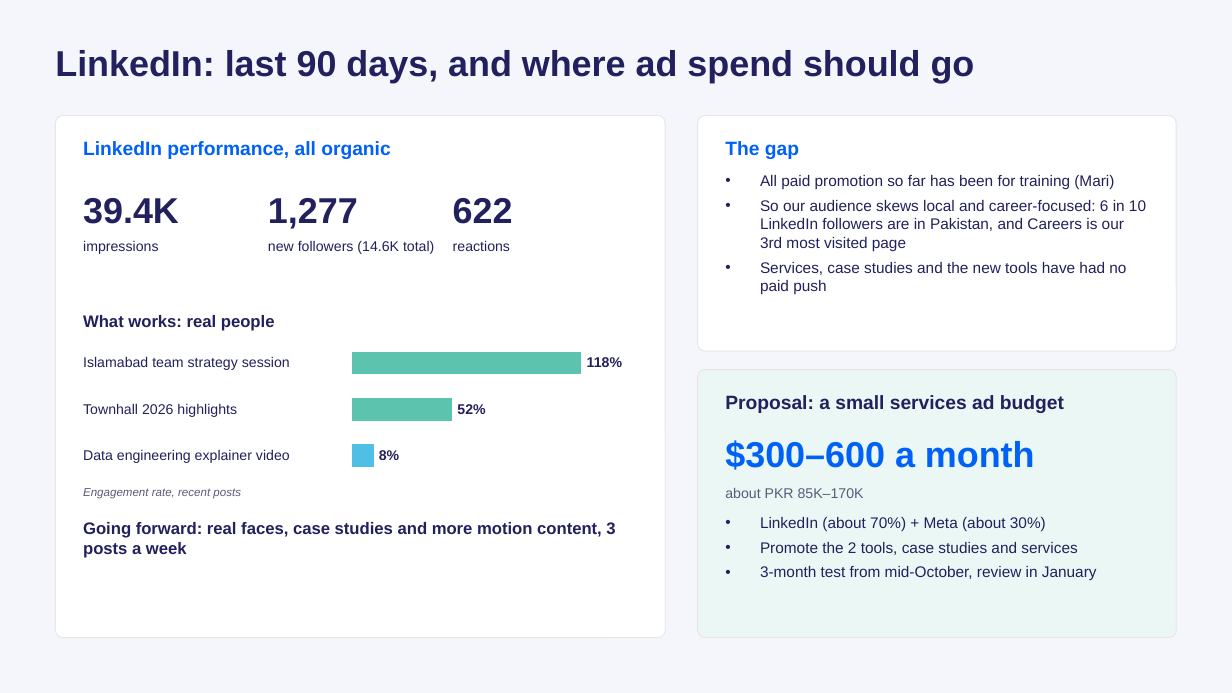
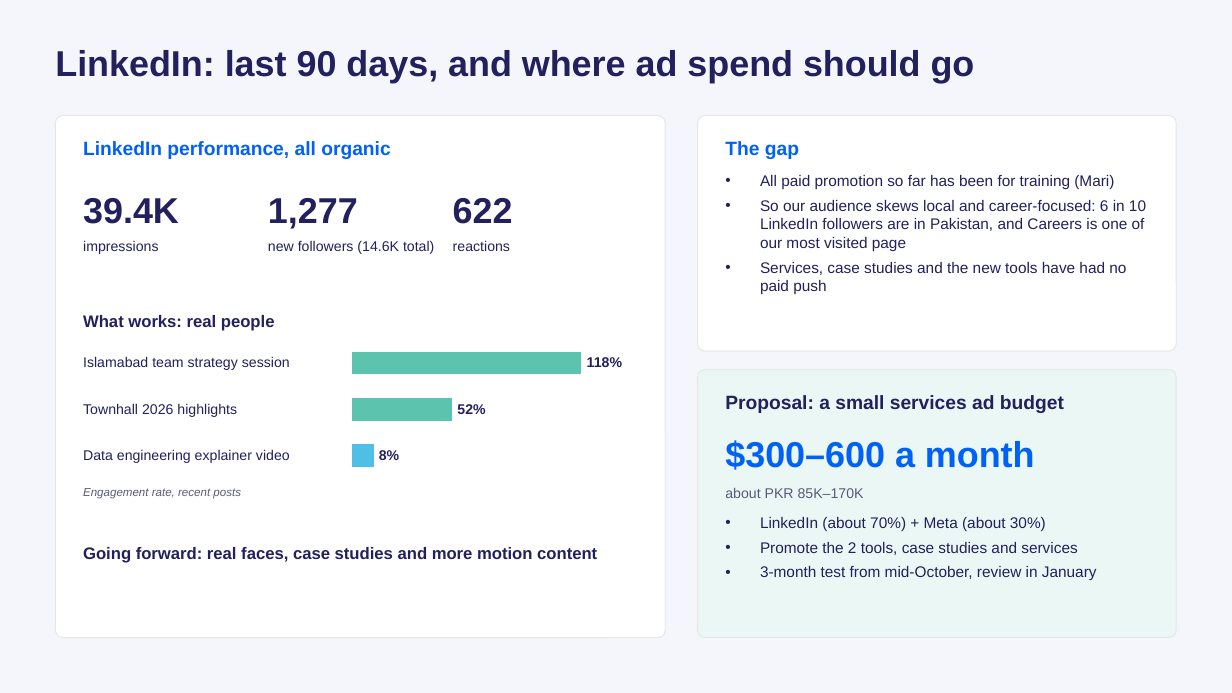
Before and after one commit to sqraza89-tech/repo, a slide deck: slide 4 of Notes/2026-09-24-xloop-marketing-q2-q3-v3.pptx. Drawn at 1232x693 pixels with LibreOffice and Linux fonts; fonts in the diff are those of the drawing. Boxes give left, top, right and bottom in pixels: in the first picture for what was removed or moved away, otherwise in the second. Text is boxed around its words. In the diff, an @@ line names an element or a change of style, - is before the commit and + after.

```diff
--- a/Notes/2026-09-24-xloop-marketing-q2-q3-v3.pptx
+++ b/Notes/2026-09-24-xloop-marketing-q2-q3-v3.pptx
@@ text at <box>760,200,1146,251</box>: text changed @@
-• So our audience skews local and career-focused: 6 in 10 LinkedIn followers are in Pakistan, and Careers is our 3rd most visited page
+• So our audience skews local and career-focused: 6 in 10 LinkedIn followers are in Pakistan, and Careers is one of our most visited page
@@ text at <box>83,547,597,563</box>: text changed @@
-Going forward: real faces, case studies and more motion content, 3 posts a week
+Going forward: real faces, case studies and more motion content
```
Also in this commit, not shown: 5 other slides changed, 1 slide removed, 1 other file.
